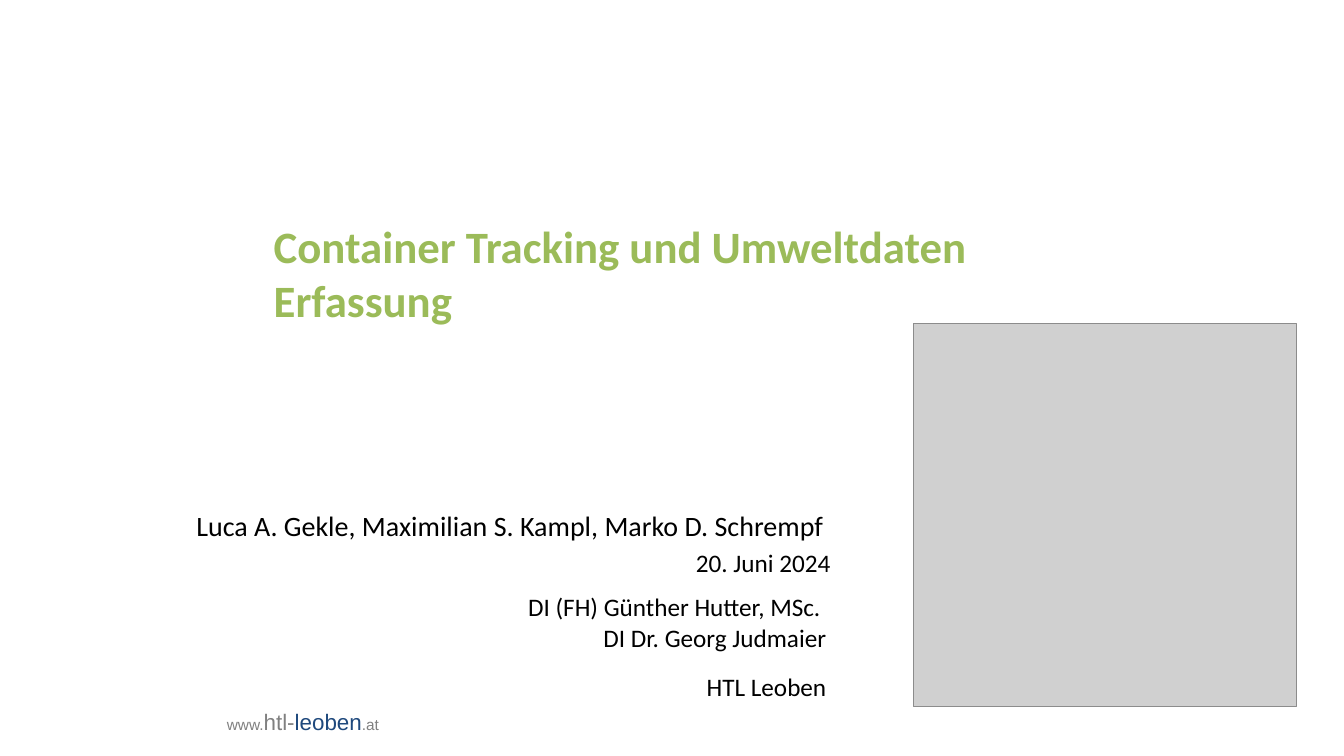
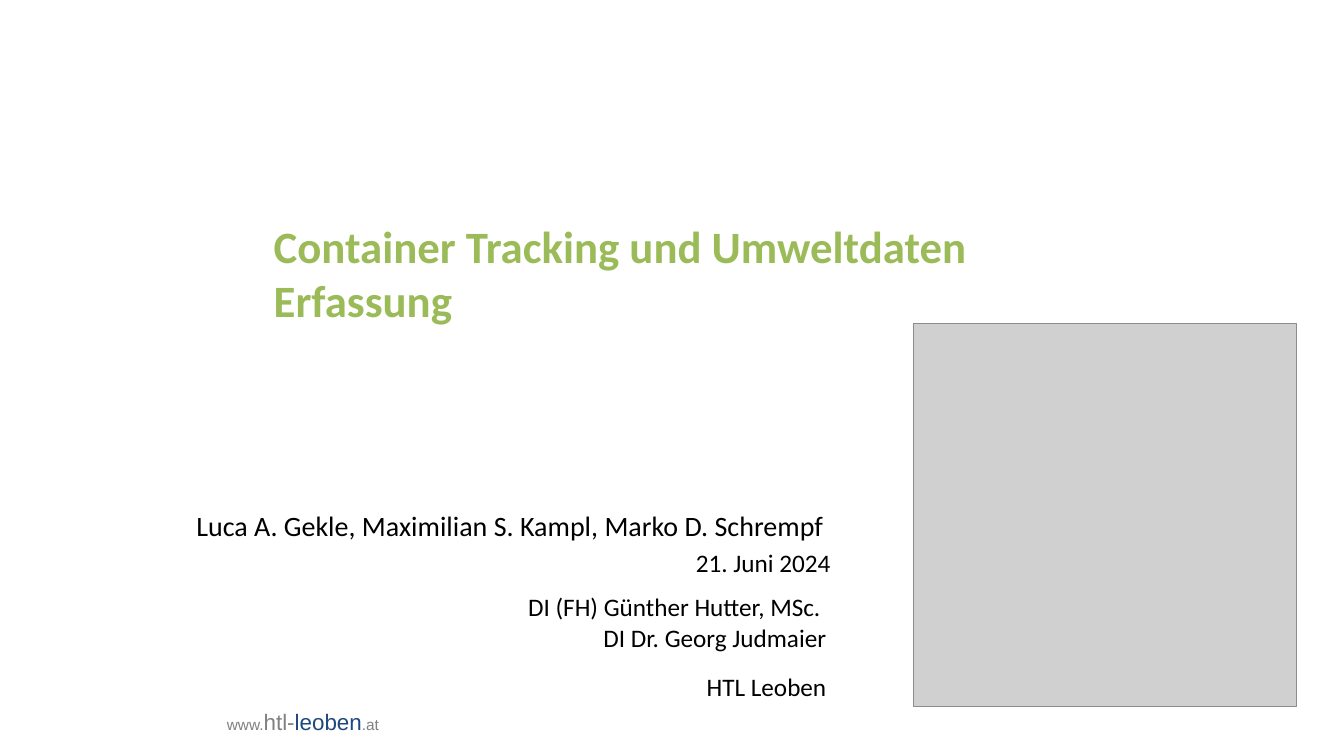
Before and after one commit to bitsneak/Contrude, a slide deck: slide 1 of Diplomarbeit/doc/Presentations/DA-Präsentation2024_Erstpräsentation.pptx. Drawn at 1344x756 pixels with LibreOffice and Linux fonts; fonts in the diff are those of the drawing; grey boxes stand for pictures; background and template pictures are left out. Boxes give left, top, right and bottom in pixels: in the first picture for what was removed or moved away, otherwise in the second. Text is boxed around its words. In the diff, an @@ line names an element or a change of style, - is before the commit and + after.

```diff
--- a/Diplomarbeit/doc/Presentations/DA-Präsentation2024_Erstpräsentation.pptx
+++ b/Diplomarbeit/doc/Presentations/DA-Präsentation2024_Erstpräsentation.pptx
@@ text at box(696, 554, 830, 572): text changed @@
-20. Juni 2024
+21. Juni 2024
```
Also in this commit, not shown: 8 other slides changed, 2 other files.
